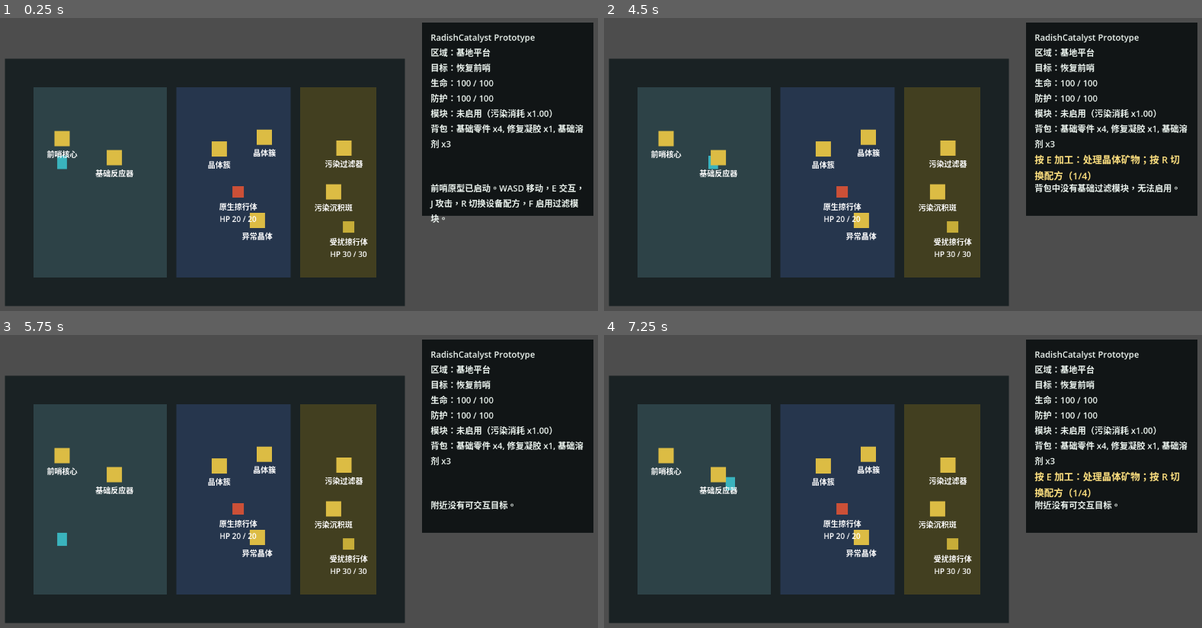
Above: before the commit, frames 1-4 (two rows, left to right).
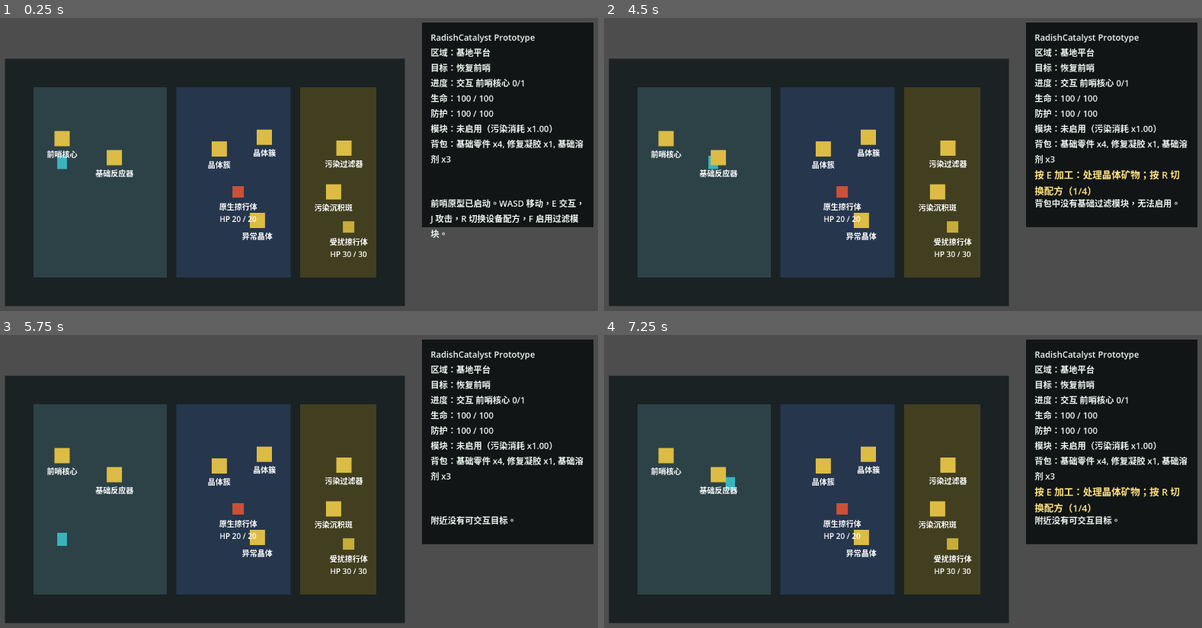
Above: after the commit, the same moments.

Repository: laugh0608/RadishCatalyst
Game: Godot game, scene res://scenes/boot/Boot.tscn
The game is run twice, just before and just after one commit, with the same random seed, the same clock (stepped at 60 frames per second) and the same inputs.
Inputs:
- Up to frame 1 (0.25 s): no input
- Up to frame 2 (4.5 s): tap Enter at 0.5 s; hold D (move_right) 0.53-1.28 s; tap J (attack) at 0.6, 1.55, 2.1, 3.05 s; tap E (interact) at 0.8, 1.35, 2.3, 3.6 s; hold S (move_down) 1.28-2.03 s; hold D (move_right) 2.03-2.78 s; hold W (move_up) 2.78-3.53 s; tap R (cycle_recipe) at 2.85 s; hold A (move_left) from 3.53 s (still down); tap F (toggle_module) at 4.35 s
- Up to frame 3 (5.75 s): tap J (attack) at 4.55, 5.1 s; release A (move_left) at 5.03 s; hold S (move_down) from 5.03 s (still down); tap E (interact) at 5.3 s
- Up to frame 4 (7.25 s): release S (move_down) at 5.78 s; hold D (move_right) 5.78-6.53 s; tap E (interact) at 5.85, 6.8 s; tap J (attack) at 6.05, 6.6 s; hold W (move_up) from 6.53 s (still down)

The runs differ from the first frame. In frame 1, 3.7% of the frame differs, in the area x 70-100%, y 20-76%; in frame 2, 4.5%, in the area x 70-100%, y 20-72%; in frame 3, 3.2%; in frame 4, 4.2%.

Commit message:
feat: 接入原型任务目标推进

Diff:
--- a/client/data/quests.json
+++ b/client/data/quests.json
@@ -49,8 +49,8 @@
       "objectives": [{"type": "craft_item", "target_id": "equipment.filter_module_t1", "amount": 1}],
       "prerequisites": ["quest.bring_back_sample"],
       "rewards": [],
-      "unlock_effects": ["region.pollution_edge"],
-      "next_quest_ids": ["quest.expand_treatment_point"],
+      "unlock_effects": ["region.pollution_edge", "recipe.cleanse_residue"],
+      "next_quest_ids": ["quest.enter_pollution_edge"],
       "public_level": "public"
     },
     {
@@ -72,8 +72,13 @@
       "description_key": "quest.enter_pollution_edge.desc",
       "quest_type": "main",
       "stage": 6,
-      "objectives": [{"type": "visit_region", "target_id": "region.pollution_edge", "amount": 1}, {"type": "gather_item", "target_id": "item.polluted_residue", "amount": 2}],
-      "prerequisites": ["quest.expand_treatment_point"],
+      "objectives": [
+        {"type": "visit_region", "target_id": "region.pollution_edge", "amount": 1},
+        {"type": "gather_item", "target_id": "item.polluted_residue", "amount": 2},
+        {"type": "craft_item", "target_id": "item.resistance_vial_t1", "amount": 1},
+        {"type": "defeat_enemy", "target_id": "enemy.polluted_skitter", "amount": 1}
+      ],
+      "prerequisites": ["quest.make_filter_module"],
       "rewards": [{"id": "item.resistance_vial_t1", "amount": 1}],
       "unlock_effects": [],
       "next_quest_ids": ["quest.defeat_elite_node"],
--- a/client/scenes/ui/PrototypeHud.tscn
+++ b/client/scenes/ui/PrototypeHud.tscn
@@ -21,32 +21,32 @@
 offset_left = -384.0
 offset_top = 24.0
 offset_right = -24.0
-offset_bottom = 430.0
+offset_bottom = 454.0
 color = Color(0.0352941, 0.054902, 0.0588235, 0.88)
 
 [node name="StatusLabel" type="Label" parent="PanelBackground"]
 offset_left = 18.0
 offset_top = 18.0
 offset_right = 342.0
-offset_bottom = 248.0
+offset_bottom = 280.0
 text = "Loading..."
 label_settings = SubResource("LabelSettings_status")
 autowrap_mode = 3
 
 [node name="PromptLabel" type="Label" parent="PanelBackground"]
 offset_left = 18.0
-offset_top = 272.0
+offset_top = 304.0
 offset_right = 342.0
-offset_bottom = 312.0
+offset_bottom = 344.0
 text = ""
 label_settings = SubResource("LabelSettings_prompt")
 autowrap_mode = 3
 
 [node name="LogLabel" type="Label" parent="PanelBackground"]
 offset_left = 18.0
-offset_top = 334.0
+offset_top = 366.0
 offset_right = 342.0
-offset_bottom = 390.0
+offset_bottom = 414.0
 text = ""
 label_settings = SubResource("LabelSettings_status")
 autowrap_mode = 3
--- a/client/scripts/game/game_root.gd
+++ b/client/scripts/game/game_root.gd
@@ -29,13 +29,18 @@
 
 
 func _on_player_interaction_requested() -> void:
+	var context := _get_current_interaction_context()
 	var result := vertical_slice_map.try_interact(character_state, world_state)
+	if bool(result.get("success", false)):
+		_advance_quest_for_interaction(context)
 	hud.append_log(String(result.get("message", "")))
 	_update_hud()
 
 
 func _on_player_attack_requested() -> void:
 	var result := vertical_slice_map.try_attack(character_state, world_state)
+	if bool(result.get("success", false)) and bool(result.get("enemy_defeated", false)):
+		_advance_quest_for_defeated_enemy(String(result.get("enemy_definition_id", "")))
 	hud.append_log(String(result.get("message", "")))
 	_update_hud()
 
@@ -60,6 +65,8 @@
 		return
 
 	world_state.unlock_region("region.pollution_edge")
+	world_state.quest_state.set_objective_progress("quest.enter_pollution_edge", "visit_region", "region.pollution_edge", 1)
+	_try_complete_quest("quest.enter_pollution_edge")
 	hud.append_log("已启用基础过滤模块，污染边界区已标记，污染防护消耗降低。")
 	_update_hud()
 
@@ -100,3 +107,128 @@
 		interactable.get_recipe_position(),
 		interactable.get_recipe_count()
 	]
+
+
+func _get_current_interaction_context() -> Dictionary:
+	var interactable := vertical_slice_map.current_interactable
+	if interactable == null:
+		return {}
+
+	return {
+		"definition_id": interactable.definition_id,
+		"interaction_type": interactable.interaction_type,
+		"recipe_id": interactable.get_current_recipe_id()
+	}
+
+
+func _advance_quest_for_interaction(context: Dictionary) -> void:
+	var definition_id := String(context.get("definition_id", ""))
+	var interaction_type := String(context.get("interaction_type", ""))
+	var recipe_id := String(context.get("recipe_id", ""))
+
+	if interaction_type == "outpost_core":
+		world_state.quest_state.set_objective_progress("quest.restore_outpost", "interact", "building.outpost_core", 1)
+		return
+	if interaction_type == "gather" and definition_id == "map_object.crystal_cluster":
+		_add_drop_objective_progress("quest.scout_crystal_field", "gather_item", "item.crystal_ore", definition_id)
+		world_state.quest_state.set_objective_progress("quest.scout_crystal_field", "visit_region", "region.crystal_vein_field", 1)
+		_try_complete_quest("quest.scout_crystal_field")
+		return
+	if interaction_type == "sample" and definition_id == "map_object.anomaly_crystal":
+		world_state.quest_state.set_objective_progress("quest.bring_back_sample", "sample_object", "map_object.anomaly_crystal", 1)
+		world_state.quest_state.set_objective_progress("quest.bring_back_sample", "return_region", "region.outpost_platform", 1)
+		_try_complete_quest("quest.bring_back_sample")
+		return
+	if interaction_type == "gather" and definition_id == "map_object.pollution_residue_patch":
+		world_state.quest_state.set_objective_progress("quest.enter_pollution_edge", "visit_region", "region.pollution_edge", 1)
+		_add_drop_objective_progress("quest.enter_pollution_edge", "gather_item", "item.polluted_residue", definition_id)
+		_try_complete_quest("quest.enter_pollution_edge")
+		return
+	if interaction_type == "process_recipe":
+		_advance_quest_for_recipe(recipe_id)
+
+
+func _advance_quest_for_recipe(recipe_id: String) -> void:
+	match recipe_id:
+		"recipe.basic_filter_module":
+			world_state.quest_state.set_objective_progress("quest.make_filter_module", "craft_item", "equipment.filter_module_t1", 1)
+			_try_complete_quest("quest.make_filter_module")
+		"recipe.cleanse_residue":
+			world_state.quest_state.set_objective_progress("quest.enter_pollution_edge", "craft_item", "item.resistance_vial_t1", 1)
+			_try_complete_quest("quest.enter_pollution_edge")
+			world_state.quest_state.set_objective_progress("quest.expand_treatment_point", "build", "building.pollution_filter", 1)
+		_:
+			pass
+
+
+func _advance_quest_for_defeated_enemy(enemy_definition_id: String) -> void:
+	if enemy_definition_id == "enemy.polluted_skitter":
+		world_state.quest_state.set_objective_progress("quest.enter_pollution_edge", "defeat_enemy", enemy_definition_id, 1)
+		_try_complete_quest("quest.enter_pollution_edge")
+
+
+func _add_drop_objective_progress(quest_id: String, objective_type: String, target_id: String, source_definition_id: String) -> void:
+	var source_definition := data_registry.get_definition(source_definition_id)
+	for drop in source_definition.get("drops", []):
+		if not drop is Dictionary:
+			continue
+		if String(drop.get("id", "")) != target_id:
+			continue
+
+		world_state.quest_state.add_objective_progress(
+			quest_id,
+			objective_type,
+			target_id,
+			float(drop.get("amount", 0.0))
+		)
+		return
+
+
+func _try_complete_quest(quest_id: String) -> void:
+	if not world_state.quest_state.has_active_quest(quest_id):
+		return
+	if not _are_quest_objectives_complete(quest_id):
+		return
+
+	var quest := data_registry.get_definition(quest_id)
+	world_state.quest_state.complete_quest(quest_id)
+	_grant_refs(quest.get("rewards", []))
+	for effect_id in quest.get("unlock_effects", []):
+		_apply_quest_unlock(String(effect_id))
+	for next_quest_id in quest.get("next_quest_ids", []):
+		world_state.quest_state.activate_quest(String(next_quest_id))
+
+
+func _are_quest_objectives_complete(quest_id: String) -> bool:
+	var quest := data_registry.get_definition(quest_id)
+	for objective in quest.get("objectives", []):
+		if not objective is Dictionary:
+			continue
+
+		var objective_type := String(objective.get("type", ""))
+		var target_id := String(objective.get("target_id", ""))
+		var required_amount := float(objective.get("amount", 1.0))
+		var current_amount := world_state.quest_state.get_objective_progress(quest_id, objective_type, target_id)
+		if current_amount < required_amount:
+			return false
+
+	return true
+
+
+func _grant_refs(refs: Array) -> void:
+	for ref in refs:
+		if not ref is Dictionary:
+			continue
+
+		var definition_id := String(ref.get("id", ""))
+		var amount := float(ref.get("amount", 0.0))
+		if definition_id.is_empty() or amount <= 0.0:
+			continue
+
+		character_state.inventory.add_ref(definition_id, amount)
+
+
+func _apply_quest_unlock(effect_id: String) -> void:
+	if effect_id.begins_with("region."):
+		world_state.unlock_region(effect_id)
+	world_state.quest_state.unlock_effect(effect_id)
--- a/client/scripts/map/vertical_slice_map.gd
+++ b/client/scripts/map/vertical_slice_map.gd
@@ -102,11 +102,15 @@
 		if target.definition_id == "enemy.polluted_skitter":
 			return {
 				"success": true,
-				"message": "击败：%s。污染处理点周边暂时安全。" % target.display_name
+				"message": "击败：%s。污染处理点周边暂时安全。" % target.display_name,
+				"enemy_definition_id": target.definition_id,
+				"enemy_defeated": true
 			}
 		return {
 			"success": true,
-			"message": "击败：%s。" % target.display_name
+			"message": "击败：%s。" % target.display_name,
+			"enemy_definition_id": target.definition_id,
+			"enemy_defeated": true
 		}
 
 	return {
@@ -115,7 +119,9 @@
 			target.display_name,
 			damage,
 			float(result.get("health", 0.0))
-		]
+		],
+		"enemy_definition_id": target.definition_id,
+		"enemy_defeated": false
 	}
 
 
--- a/client/scripts/state/quest_state.gd
+++ b/client/scripts/state/quest_state.gd
@@ -11,6 +11,14 @@
 	return QuestState.new()
 
 
+func has_active_quest(quest_id: String) -> bool:
+	return active_quest_ids.has(quest_id)
+
+
+func has_completed_quest(quest_id: String) -> bool:
+	return completed_quest_ids.has(quest_id)
+
+
 func activate_quest(quest_id: String) -> void:
 	if active_quest_ids.has(quest_id) or completed_quest_ids.has(quest_id):
 		return
@@ -21,6 +29,24 @@
 	active_quest_ids.erase(quest_id)
 	if not completed_quest_ids.has(quest_id):
 		completed_quest_ids.append(quest_id)
+
+
+func unlock_effect(effect_id: String) -> void:
+	if not unlocked_effects.has(effect_id):
+		unlocked_effects.append(effect_id)
+
+
+func set_objective_progress(quest_id: String, objective_type: String, target_id: String, amount: float) -> void:
+	objective_progress[_get_objective_key(quest_id, objective_type, target_id)] = amount
+
+
+func add_objective_progress(quest_id: String, objective_type: String, target_id: String, amount: float) -> void:
+	var current_amount := get_objective_progress(quest_id, objective_type, target_id)
+	set_objective_progress(quest_id, objective_type, target_id, current_amount + amount)
+
+
+func get_objective_progress(quest_id: String, objective_type: String, target_id: String) -> float:
+	return float(objective_progress.get(_get_objective_key(quest_id, objective_type, target_id), 0.0))
 
 
 func to_dict() -> Dictionary:
@@ -39,3 +65,7 @@
 	state.objective_progress = data.get("objective_progress", {}).duplicate(true)
 	state.unlocked_effects.assign(data.get("unlocked_effects", ["region.outpost_platform"]))
 	return state
+
+
+func _get_objective_key(quest_id: String, objective_type: String, target_id: String) -> String:
+	return "%s|%s|%s" % [quest_id, objective_type, target_id]
--- a/client/scripts/ui/prototype_hud.gd
+++ b/client/scripts/ui/prototype_hud.gd
@@ -15,6 +15,7 @@
 		"RadishCatalyst Prototype",
 		"区域：%s" % _get_display_name(data_registry, world_state.current_region_id),
 		"目标：%s" % _get_display_name(data_registry, active_quest_id),
+		"进度：%s" % _format_active_quest_progress(data_registry, world_state, active_quest_id),
 		"生命：%.0f / %.0f" % [character_state.health, character_state.max_health],
 		"防护：%.0f / %.0f" % [character_state.protection, character_state.max_protection],
 		"模块：%s（污染消耗 x%.2f）" % [
@@ -63,3 +64,63 @@
 	if module_id.is_empty():
 		return "未启用"
 	return _get_display_name(data_registry, module_id)
+
+
+func _format_active_quest_progress(data_registry: DataRegistry, world_state: WorldState, quest_id: String) -> String:
+	if quest_id.is_empty():
+		return "无"
+
+	var quest := data_registry.get_definition(quest_id)
+	if quest.is_empty():
+		return "无"
+
+	var parts: Array[String] = []
+	for objective in quest.get("objectives", []):
+		if not objective is Dictionary:
+			continue
+
+		var objective_type := String(objective.get("type", ""))
+		var target_id := String(objective.get("target_id", ""))
+		var required_amount := float(objective.get("amount", 1.0))
+		var current_amount := minf(
+			world_state.quest_state.get_objective_progress(quest_id, objective_type, target_id),
+			required_amount
+		)
+		parts.append("%s%s %s/%s" % [
+			_get_objective_verb(objective_type),
+			_get_display_name(data_registry, target_id),
+			_format_amount(current_amount),
+			_format_amount(required_amount)
+		])
+
+	if parts.is_empty():
+		return "无"
+	return "；".join(parts)
+
+
+func _get_objective_verb(objective_type: String) -> String:
+	match objective_type:
+		"interact":
+			return "交互 "
+		"visit_region":
+			return "进入 "
+		"return_region":
+			return "返回 "
+		"gather_item":
+			return "收集 "
+		"sample_object":
+			return "采样 "
+		"craft_item":
+			return "制造 "
+		"build":
+			return "建造 "
+		"defeat_enemy":
+			return "击败 "
+		_:
+			return ""
+
+
+func _format_amount(amount: float) -> String:
+	if is_equal_approx(amount, roundf(amount)):
+		return str(int(amount))
+	return "%.1f" % amount
Not shown, changed: docs/devlogs/2026-W18.md
Not shown, changed: docs/planning/current.md
Not shown, changed: docs/planning/vertical-slice.md
